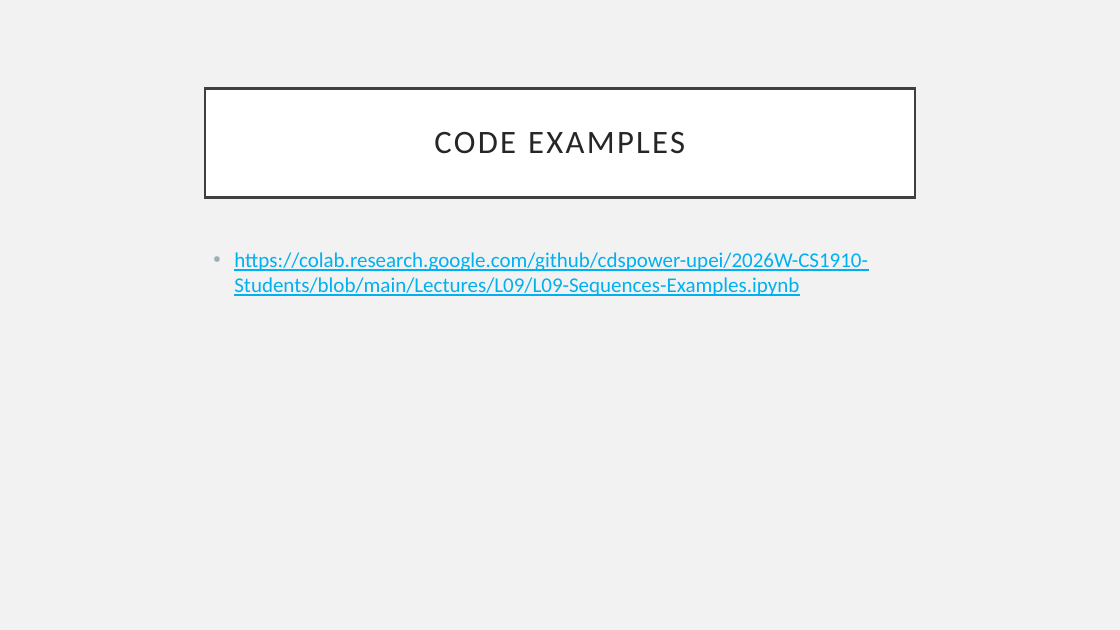
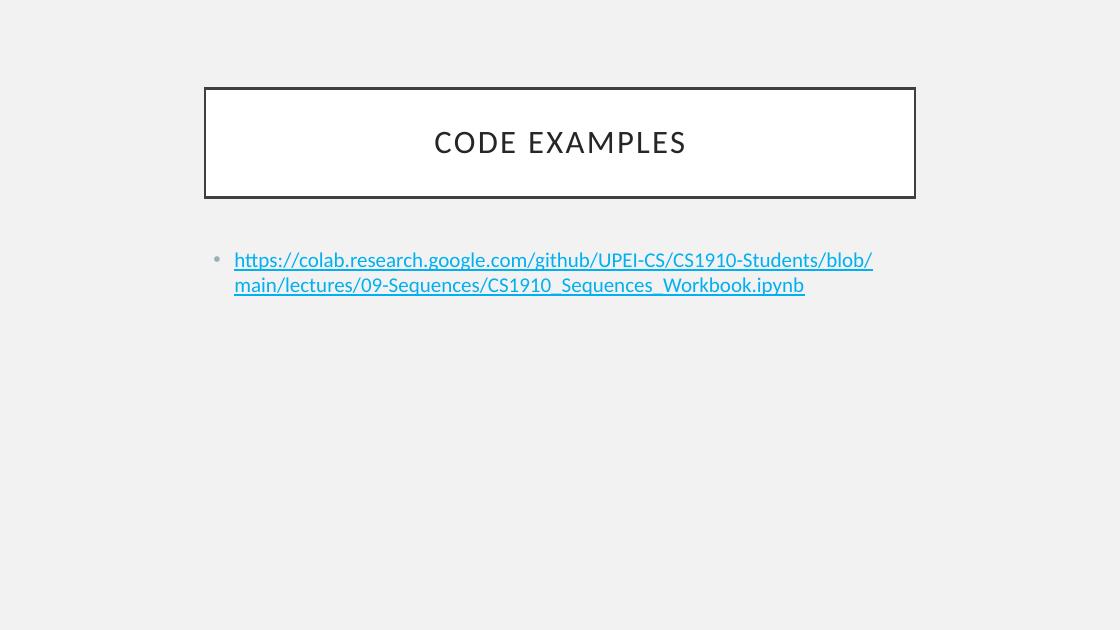
Before and after one commit to UPEI-CS/CS1910-Students, a slide deck: slide 2 of lectures/09-Sequences/CS1910_Sequences_Lecture.pptx. Drawn at 1120x630 pixels with LibreOffice and Linux fonts; fonts in the diff are those of the drawing. Boxes give left, top, right and bottom in pixels: in the first picture for what was removed or moved away, otherwise in the second. Text is boxed around its words. In the diff, an @@ line names an element or a change of style, - is before the commit and + after.

Commit message:
Sequences

```diff
--- a/lectures/09-Sequences/CS1910_Sequences_Lecture.pptx
+++ b/lectures/09-Sequences/CS1910_Sequences_Lecture.pptx
@@ text at box(234, 252, 872, 296): text changed @@
-• https://colab.research.google.com/github/cdspower-upei/2026W-CS1910-Students/blob/main/Lectures/L09/L09-Sequences-Examples.ipynb
+• https://colab.research.google.com/github/UPEI-CS/CS1910-Students/blob/main/lectures/09-Sequences/CS1910_Sequences_Workbook.ipynb
```
Also in this commit, not shown: 1 other slide changed, 10 other files.
